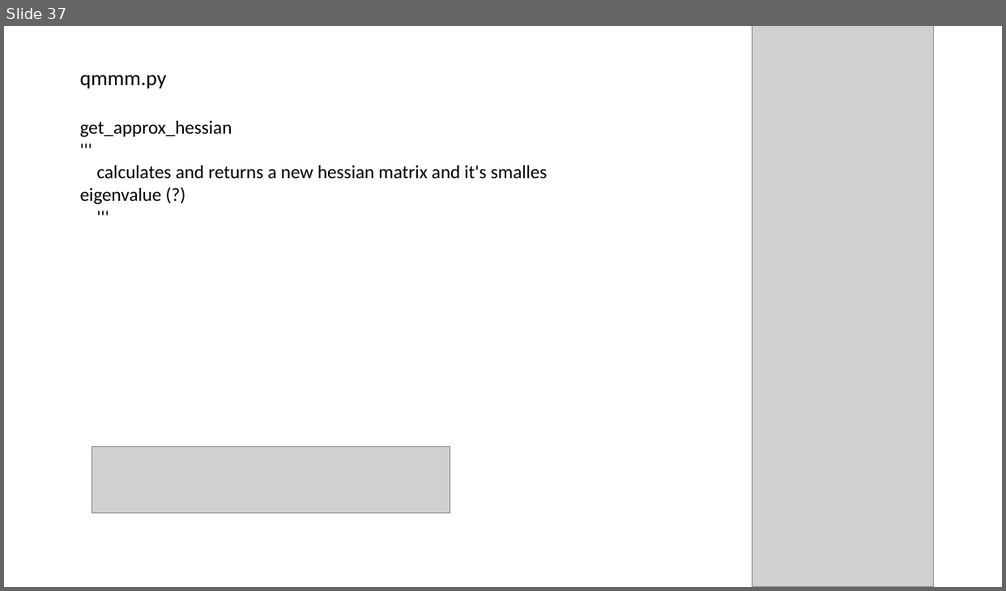
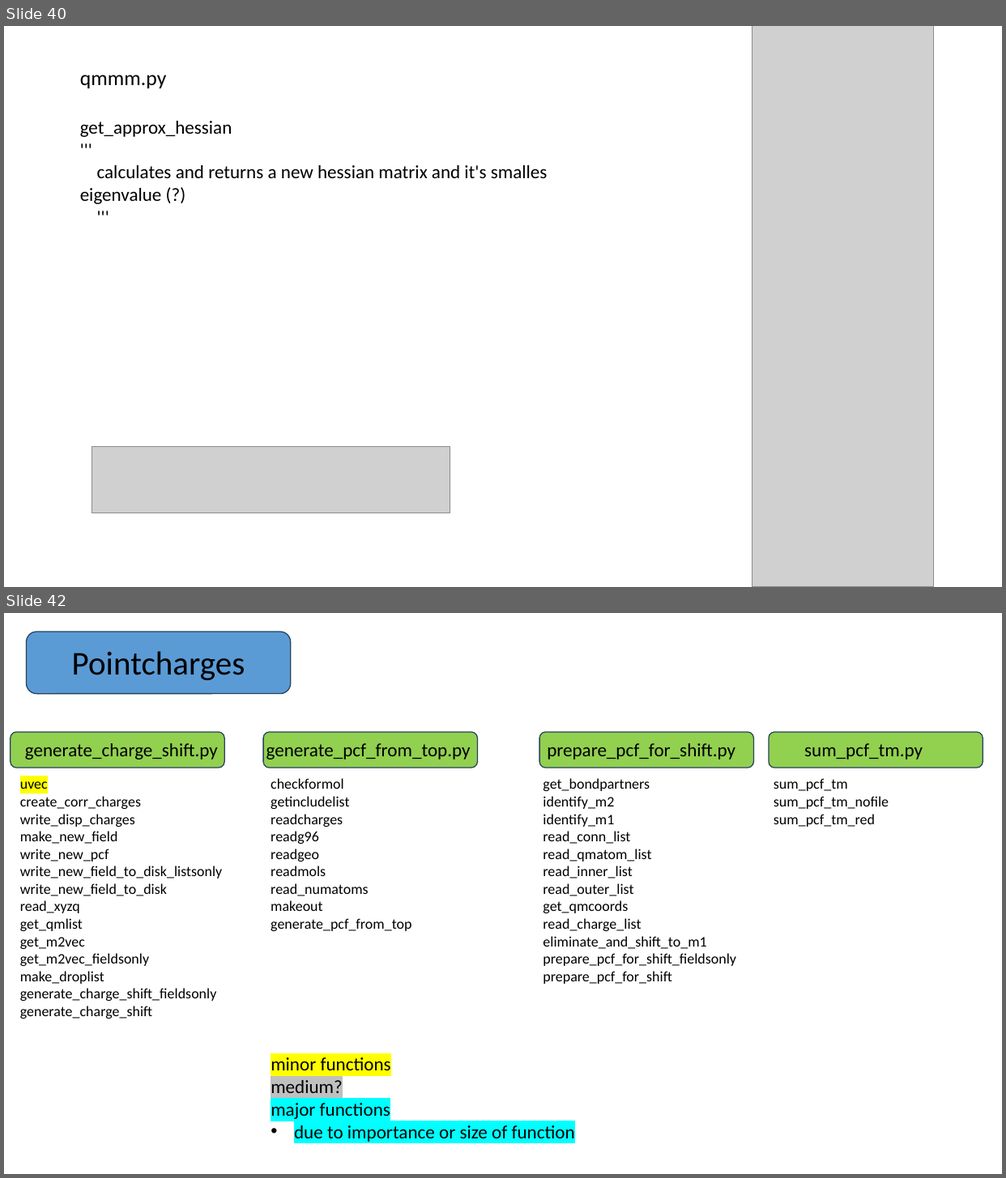
Before and after one commit to AlinaJansen/qmmm_revision, a slide deck: gmx2qmmm_overview.pptx. Shown one above the other, each under a label of ours: slide 37 before the commit, slides 40 and 42 after it; the slides between them are not shown. The pictures are 1006x591 and 1006x1178 pixels, drawn with LibreOffice and Linux fonts; fonts in the diff are those of the drawing; grey boxes stand for pictures. Boxes give left, top, right and bottom in pixels: in the first picture for what was removed or moved away, otherwise in the second. Text is boxed around its words. In the diff, an @@ line names an element or a change of style, - is before the commit and + after.

Commit message:
changed pptx overview and started overview on pointcharges files

```diff
--- a/gmx2qmmm_overview.pptx
+++ b/gmx2qmmm_overview.pptx
@@ slide 42 added at (x1=4, y1=613, x2=1002, y2=1174), background #FFFFFF @@
@@ rounded rectangle added at (x1=27, y1=632, x2=291, y2=694), fill #5B9BD5, outline #28445D 1 pt @@
@@ title added at (x1=72, y1=651, x2=245, y2=680), 32 pt, text #000000 @@
+Pointcharges
@@ rounded rectangle added at (x1=10, y1=732, x2=225, y2=768), fill #92D050, outline #28445D 1 pt @@
@@ rounded rectangle added at (x1=263, y1=732, x2=477, y2=768), fill #92D050, outline #28445D 1 pt @@
@@ rounded rectangle added at (x1=540, y1=732, x2=754, y2=768), fill #92D050, outline #28445D 1 pt @@
@@ rounded rectangle added at (x1=769, y1=732, x2=983, y2=768), fill #92D050, outline #28445D 1 pt @@
@@ text added at (x1=25, y1=743, x2=218, y2=760), 18 pt, text #000000 @@
+generate_charge_shift.py
@@ text added at (x1=266, y1=743, x2=471, y2=760), 18 pt, text #000000 @@
+generate_pcf_from_top.py
@@ text added at (x1=547, y1=743, x2=735, y2=760), 18 pt, text #000000 @@
+prepare_pcf_for_shift.py
@@ text added at (x1=804, y1=743, x2=923, y2=760), 18 pt, text #000000 @@
+sum_pcf_tm.py
@@ text added at (x1=20, y1=781, x2=223, y2=1019), 14 pt, text #000000 @@
+uvec
+create_corr_charges
+write_disp_charges
+make_new_field
+write_new_pcf
+write_new_field_to_disk_listsonly
+write_new_field_to_disk
+read_xyzq
+get_qmlist
+get_m2vec
+get_m2vec_fieldsonly
+make_droplist
+generate_charge_shift_fieldsonly
+generate_charge_shift
@@ text added at (x1=270, y1=778, x2=411, y2=931), 14 pt, text #000000 @@
+checkformol
+getincludelist
+readcharges
+readg96
+readgeo
+readmols
+read_numatoms
+makeout
+generate_pcf_from_top
@@ text added at (x1=543, y1=778, x2=736, y2=984), 14 pt, text #000000 @@
+get_bondpartners
+identify_m2
+identify_m1
+read_conn_list
+read_qmatom_list
+read_inner_list
+read_outer_list
+get_qmcoords
+read_charge_list
+eliminate_and_shift_to_m1
+prepare_pcf_for_shift_fieldsonly
+prepare_pcf_for_shift
@@ text added at (x1=774, y1=778, x2=889, y2=827), 14 pt, text #000000 @@
+sum_pcf_tm
+sum_pcf_tm_nofile
+sum_pcf_tm_red
@@ text added at (x1=270, y1=1058, x2=575, y2=1142), 18 pt, text #000000 @@
+minor functions
+medium?
+major functions
+• due to importance or size of function
@@ what was slide 37 is now slide 40 @@
```
Also in this commit, not shown: 5 slides changed, 18 other slides added, 3 other files.
